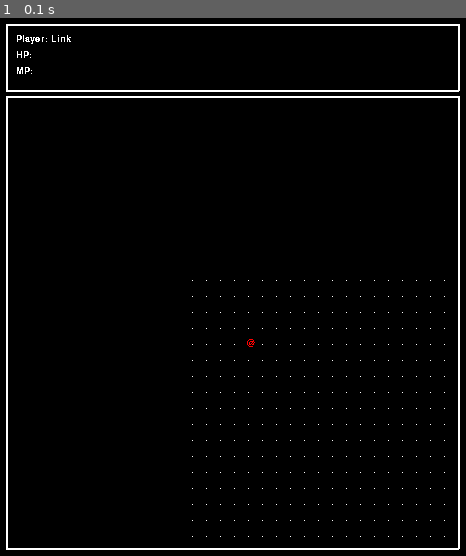
Above: before the commit, frame 1.
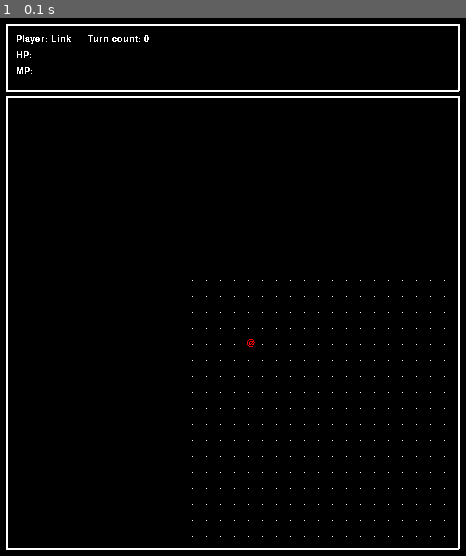
Above: after the commit, the same moment.

Repository: brandr/Roguelike_Python
Game: pygame game, started from gamelauncher.py
Two runs of this game, one before a commit and one after it. Both use one fixed random seed, a clock stepped at 60 frames per second and the inputs below.
Inputs:
- Up to frame 1 (0.1 s): no input

The runs differ from the first frame. In frame 1, less than 0.1% of the frame differs, in the area x 18-32%, y 3-5%.

Commit message:
added turn count display, but still no way to increment turn count.

Diff:
--- a/characterpane.py
+++ b/characterpane.py
@@ -35,11 +35,15 @@
 
 		column_1 = [player_name_text, player_hp_text, player_mp_text]
 
-		columns = [column_1]
+		turn_count_text = "Turn count: " + str(self.player.current_level.turn_count)
+
+		column_2 = [turn_count_text]
+
+		columns = [column_1, column_2]
 
 		for j in range(len(columns)):
 			c = columns[j]
 			for i in range(len(c)):
 				rendered_text = font.render(c[i], 0, WHITE)
-				player_info.blit(rendered_text, (8 + 24*j, 8 + 16*i))
+				player_info.blit(rendered_text, (8 + 72*j, 8 + 16*i))
 		self.update(player_info)
--- a/level.py
+++ b/level.py
@@ -27,6 +27,7 @@
 		self.tiles = []
 		self.init_tiles()
 		self.player = None
+		self.turn_count = 0
 
 	def init_tiles(self):
 		for y in range(self.height):
